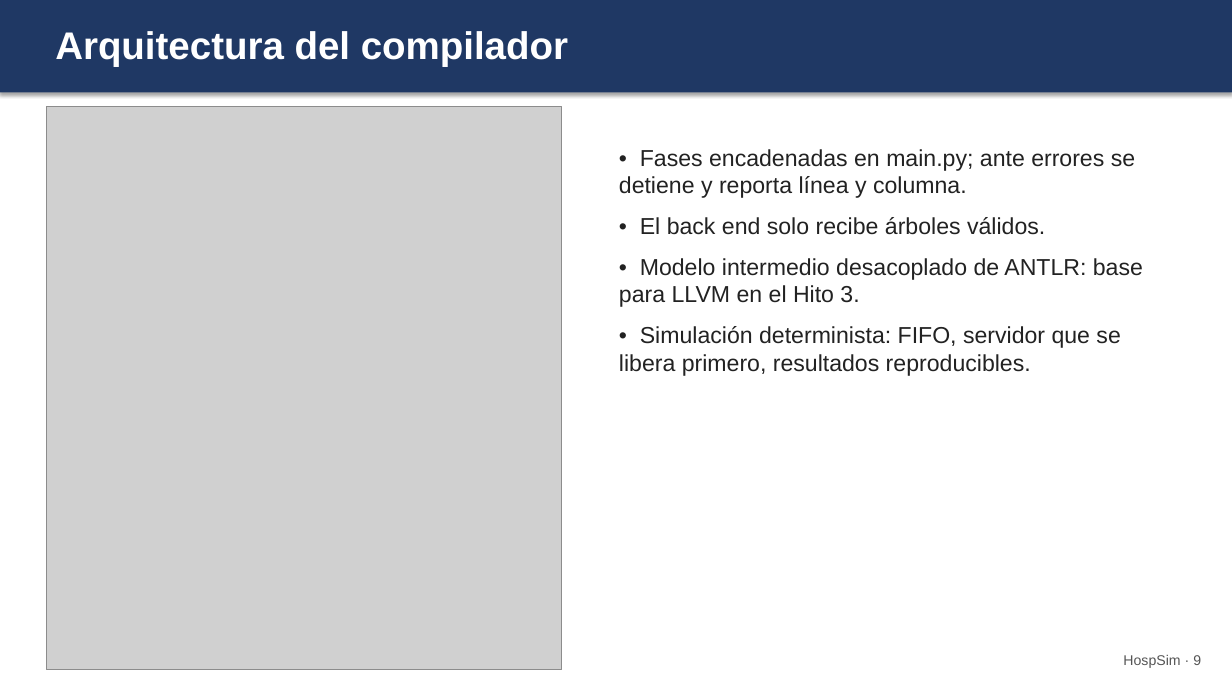
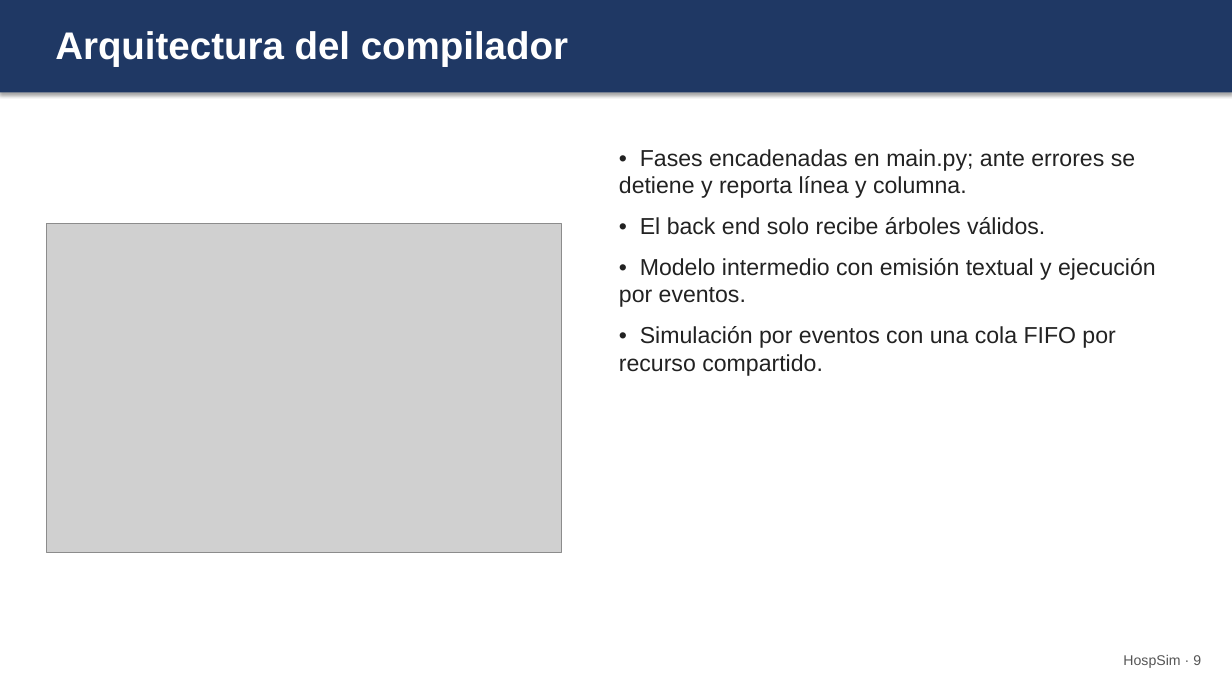
Before and after one commit to Jere348/HospSim, a slide deck: slide 9 of docs/presentacion/Presentacion_Hito2_HospSim.pptx. Drawn at 1232x693 pixels with LibreOffice and Linux fonts; fonts in the diff are those of the drawing; grey boxes stand for pictures. Boxes give left, top, right and bottom in pixels: in the first picture for what was removed or moved away, otherwise in the second. Text is boxed around its words. In the diff, an @@ line names an element or a change of style, - is before the commit and + after.

Commit message:
Hito 2: simulacion por eventos con cola FIFO por recurso, validacion de capacidad casi cero, ambitos por id, codigo intermedio (--ir) y caratula completa
- Recursos compartidos: un paciente ya no reserva un recurso en el futuro bloqueando a otros.
- Capacidades como 0.0000000001 se rechazan en el analisis semantico (antes el simulador fallaba).
- Un proceso llamado 'global' ya no comparte la tabla del ambito global.
- Pruebas: 20 casos de salida y 11 regresiones; run_tests.py portable a Windows.

```diff
--- a/docs/presentacion/Presentacion_Hito2_HospSim.pptx
+++ b/docs/presentacion/Presentacion_Hito2_HospSim.pptx
@@ picture: place and size @@
-picture at bbox=[46, 106, 562, 670]
+picture at bbox=[46, 224, 562, 552]
@@ text at bbox=[619, 258, 1156, 376]: text changed @@
-• Modelo intermedio desacoplado de ANTLR: base para LLVM en el Hito 3.
-• Simulación determinista: FIFO, servidor que se libera primero, resultados reproducibles.
+• Modelo intermedio con emisión textual y ejecución por eventos.
+• Simulación por eventos con una cola FIFO por recurso compartido.
```
Also in this commit, not shown: 5 other slides changed, 20 other files.
